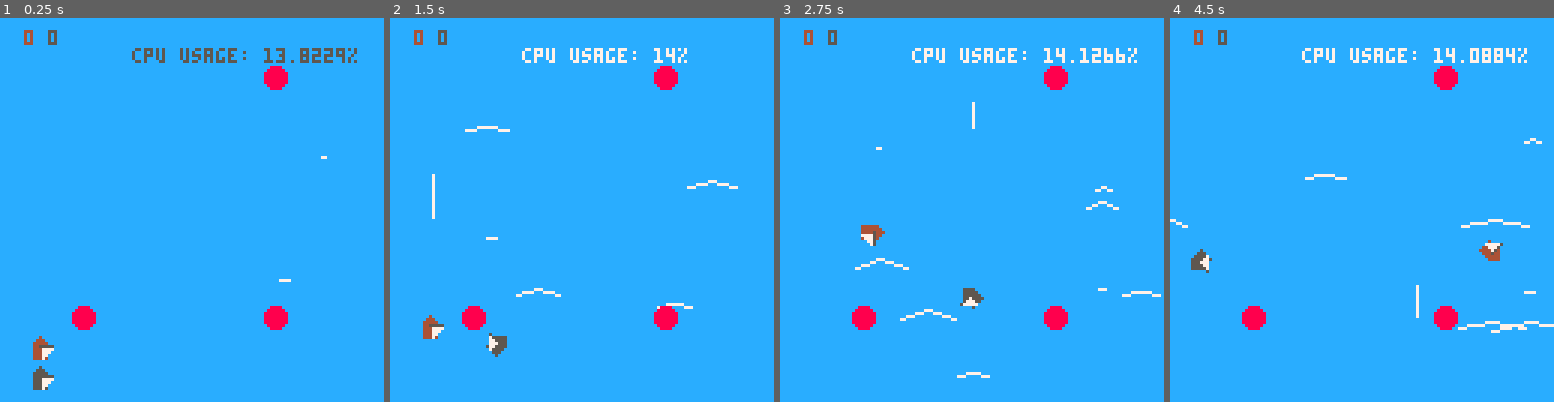
Above: before the commit, frames 1-4 (left to right).
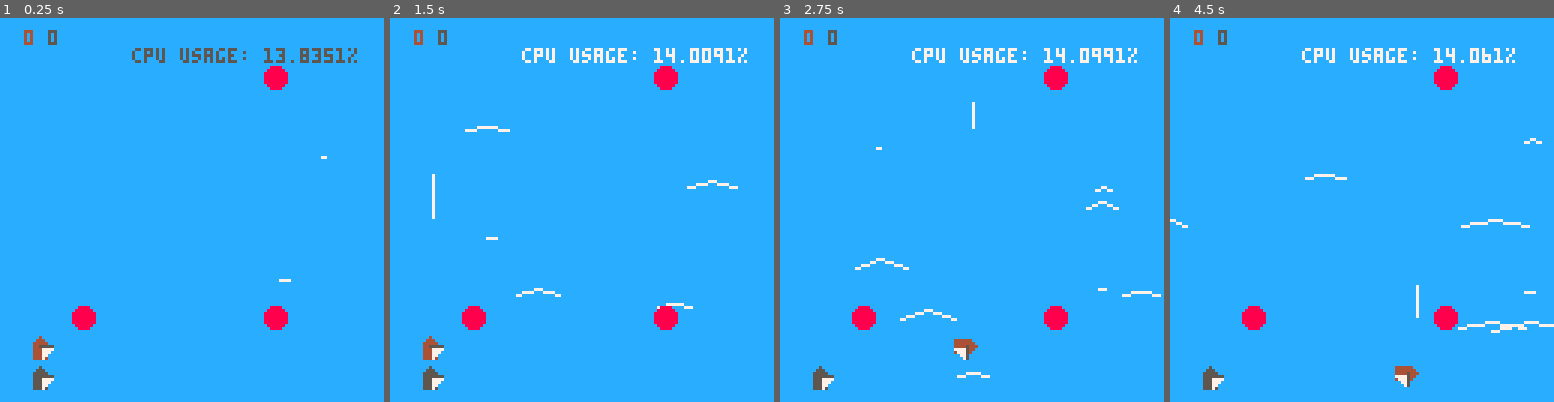
Above: after the commit, the same moments.

Repository: frojo/pico8
Game: PICO-8 cartridge carts/sail.p8
The game is run twice, just before and just after one commit, with the same random seed, the same clock (stepped at 60 frames per second) and the same inputs.
Inputs:
- Up to frame 1 (0.25 s): no input
- Up to frame 2 (1.5 s): tap X (X key) at 0.33, 1.07 s; tap O (Z key) at 0.7 s
- Up to frame 3 (2.75 s): hold Right 1.6-2.1 s; tap O (Z key) at 1.7, 2.1, 2.5 s; tap X (X key) at 1.85 s; hold Up 2.15-2.42 s; hold Right from 2.47 s (still down)
- Up to frame 4 (4.5 s): tap O (Z key) every 0.4 s from 2.9 to 4.1 s; tap X (X key) at 2.97, 4.08 s; release Right at 3.03 s; hold Left 3.08-3.58 s; hold Down 3.63-3.97 s; hold Right from 4.02 s (still down)

The runs differ from the first frame. In frame 1, 0.1% of the frame differs, in the area x 81-90%, y 7-12%; in frame 2, 1.3%, in the area x 8-93%, y 7-97%; in frame 3, 1.1%; in frame 4, 1.1%.

Commit message:
alternative controls to make the game more accessible

Diff:
--- a/carts/sail.p8
+++ b/carts/sail.p8
@@ -100,12 +101,20 @@
 	-- north is 0, count clockwise
 	player.dir = 0
 
+	player.alt_ctl = false
+
 	return player
 end
 
 function update_player(player)
 	rotate_player(player)
 	move_player(player)
+
+	-- toggle control scheme
+	if (btnp(4, player.num - 1)) then
+		player.alt_ctl = not player.alt_ctl
+	end
+
 	if (not gameover) mark_race_progress(player)
 end
 
@@ -193,13 +202,23 @@
 end
 
 function rotate_player(player)
-	if (player.num == 1) then
-		if (btnp(0)) player.dir = (player.dir - 1) % 8
-		if (btnp(1)) player.dir = (player.dir + 1) % 8
-	end
-	if (player.num == 2) then
-		if (btnp(4)) player.dir = (player.dir - 1) % 8
-		if (btnp(5)) player.dir = (player.dir + 1) % 8
+	-- correct for pico8 btn interface (which is 0-based)
+	local pnum = player.num - 1
+	-- 0 = left, 1 = right, 2 = up, 3 = down
+
+	if (player.alt_ctl) then
+		if (btn(0, pnum) and btn(2, pnum)) then  player.dir = 7
+		elseif (btn(2, pnum) and btn(1, pnum)) then player.dir = 1
+		elseif (btn(1, pnum) and btn(3, pnum)) then player.dir = 3
+		elseif (btn(3, pnum) and btn(0, pnum)) then player.dir = 5
+		elseif (btn(0, pnum)) then player.dir = 6
+		elseif (btn(1, pnum)) then player.dir = 2
+		elseif (btn(2, pnum)) then player.dir = 0
+		elseif (btn(3, pnum)) then player.dir = 4
+		end
+	else
+		if (btnp(0, pnum)) player.dir = (player.dir - 1) % 8
+		if (btnp(1, pnum)) player.dir = (player.dir + 1) % 8
 	end
 end
 
